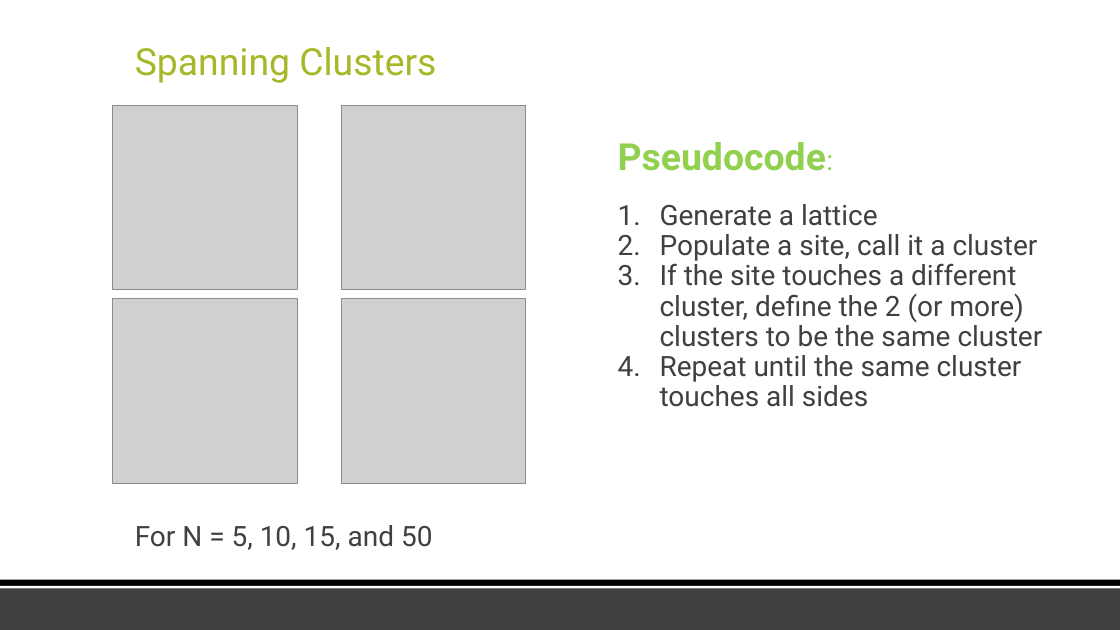
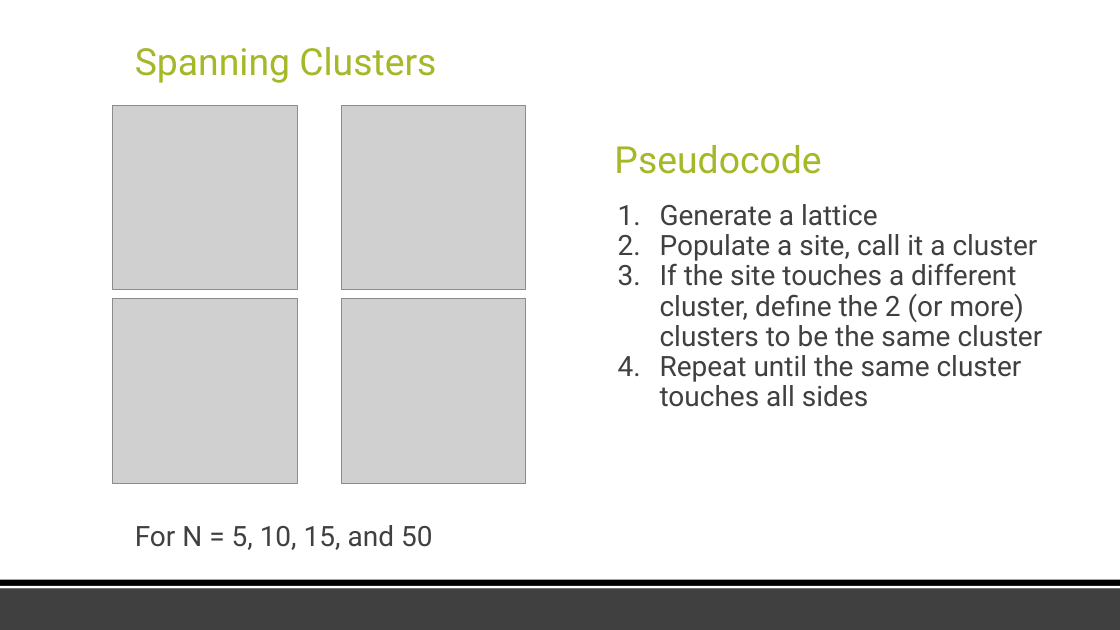
Before and after one commit to tahoeschrader/PHYS566_group4_project-1a_walk-diffusion-cluster, a slide deck: slide 5 of Percolation/Percolation_Presentation.pptx. Drawn at 1120x630 pixels with LibreOffice and Linux fonts; fonts in the diff are those of the drawing; grey boxes stand for pictures. Boxes give left, top, right and bottom in pixels: in the first picture for what was removed or moved away, otherwise in the second. Text is boxed around its words. In the diff, an @@ line names an element or a change of style, - is before the commit and + after.

```diff
--- a/Percolation/Percolation_Presentation.pptx
+++ b/Percolation/Percolation_Presentation.pptx
@@ text "Pseudocode" at [614,145,821,174]: vertical alignment top to bottom @@
@@ text at [614,145,821,174]: text changed; text colour #92D050 to #A6B727; bold off @@
-Pseudocode:
+Pseudocode
```
Also in this commit, not shown: 2 other slides changed.
